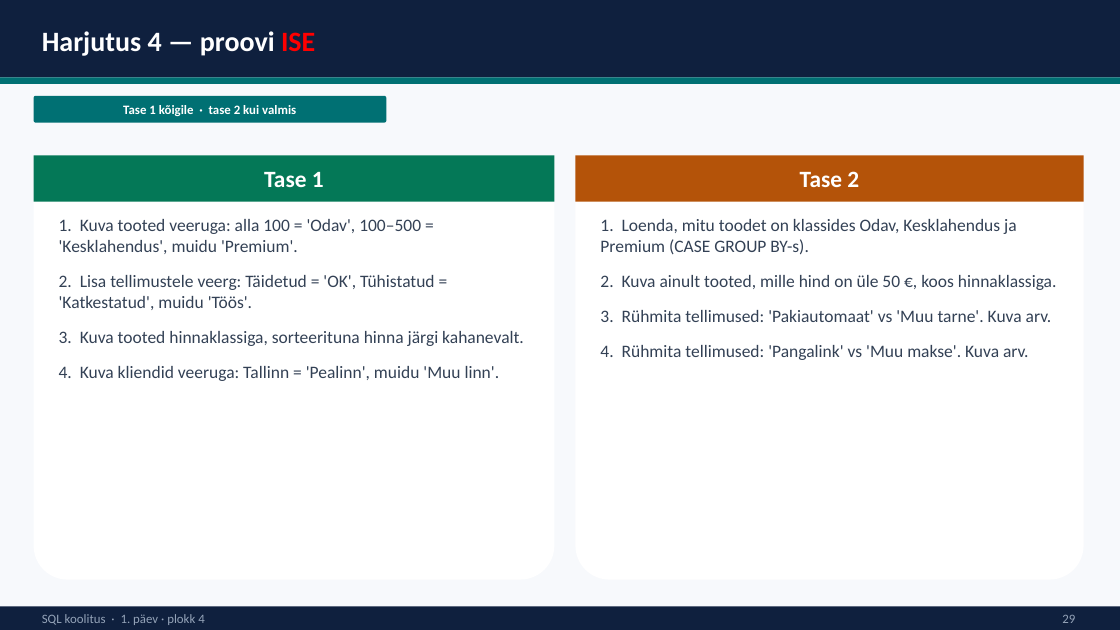
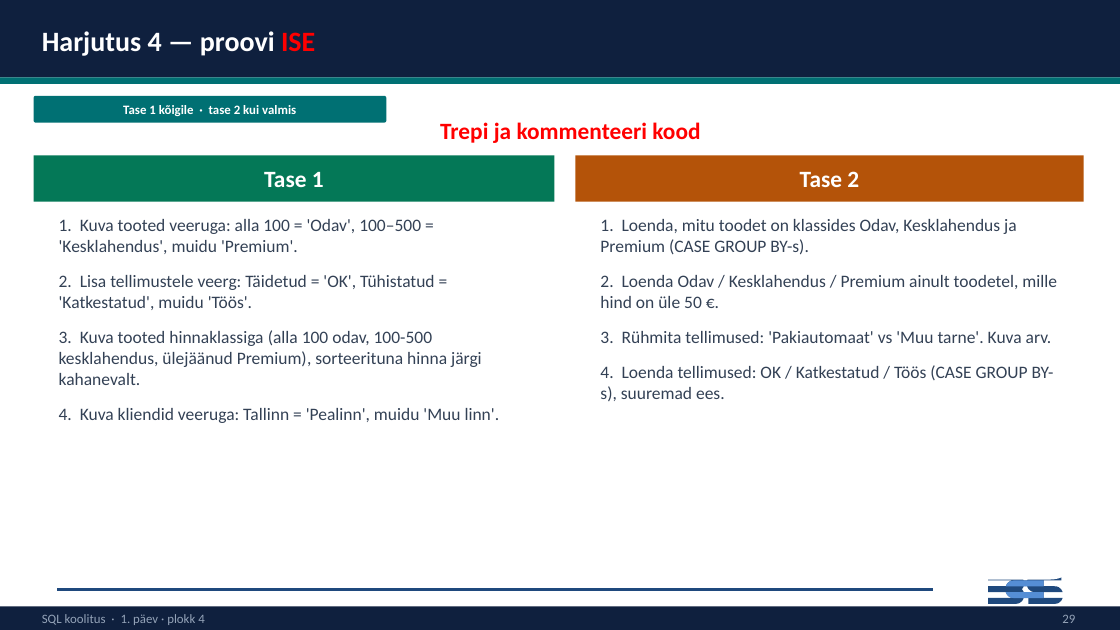
Before and after one commit to emilieabel/andmetarkus, a slide deck: slide 27 of Materjalid/Day7 SQL/7-paev-andmetarkus-esitlus.pptx (slide 28 before the commit). Drawn at 1120x630 pixels with LibreOffice and Linux fonts; fonts in the diff are those of the drawing. Boxes give left, top, right and bottom in pixels: in the first picture for what was removed or moved away, otherwise in the second. Text is boxed around its words. In the diff, an @@ line names an element or a change of style, - is before the commit and + after.

```diff
--- a/Materjalid/Day7 SQL/7-paev-andmetarkus-esitlus.pptx
+++ b/Materjalid/Day7 SQL/7-paev-andmetarkus-esitlus.pptx
@@ rectangle removed at <box>0,0,1120,630</box> @@
@@ text added at <box>440,122,700,143</box>, 20 pt, text #FF0000, bold @@
+Trepi ja kommenteeri kood
@@ text at <box>600,275,1057,308</box>: text changed @@
-2. Kuva ainult tooted, mille hind on üle 50 €, koos hinnaklassiga.
+2. Loenda Odav / Kesklahendus / Premium ainult toodetel, mille hind on üle 50 €.
@@ text at <box>59,330,482,385</box>: text changed @@
-3. Kuva tooted hinnaklassiga, sorteerituna hinna järgi kahanevalt.
+3. Kuva tooted hinnaklassiga (alla 100 odav, 100-500 kesklahendus, ülejäänud Premium), sorteerituna hinna järgi kahanevalt.
@@ text at <box>600,365,1054,401</box>: text changed @@
-4. Rühmita tellimused: 'Pangalink' vs 'Muu makse'. Kuva arv.
+4. Loenda tellimused: OK / Katkestatud / Töös (CASE GROUP BY-s), suuremad ees.
@@ line added from (57, 590) to (933, 590), #1F497D 3 pt @@
@@ freeform shape added at <box>989,575,1063,604</box>, fill #1F497D @@
@@ freeform shape added at <box>1007,581,1044,598</box>, fill #558ED5 @@
```
Also in this commit, not shown: 21 other slides changed, 2 slides removed, 2 other files.
